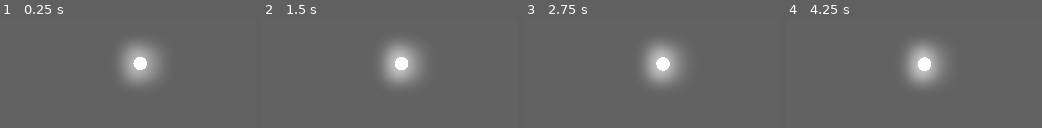
Above: before the commit, frames 1-4 (left to right).
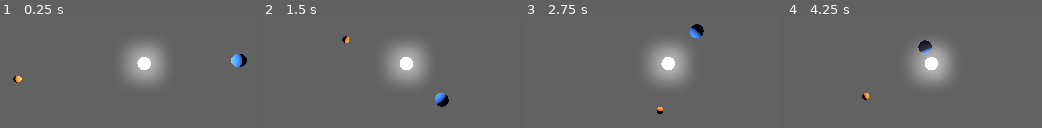
Above: after the commit, the same moments.

Repository: daninatan/Simulacao-Fisica
Game: Godot game, scene res://solar_system.tscn
Two runs of this game, one before a commit and one after it. Both use one fixed random seed, a clock stepped at 60 frames per second and the inputs below.
Inputs:
- Up to frame 1 (0.25 s): no input
- Up to frame 2 (1.5 s): no input
- Up to frame 3 (2.75 s): no input
- Up to frame 4 (4.25 s): no input

The runs differ from the first frame. In frame 1, 1.1% of the frame differs, in the area x 5-97%, y 32-60%; in frame 2, 2.0%; in frame 3, 2.3%; in frame 4, 3.5%, in the area x 29-65%, y 20-75%.

Commit message:
3 - Arrumando a Luz

Diff:
--- a/solar_system.tscn
+++ b/solar_system.tscn
@@ -47,10 +47,6 @@
 [node name="WorldEnvironment" type="WorldEnvironment" parent="."]
 environment = SubResource("Environment_hbvo3")
 
-[node name="OmniLight3D" type="OmniLight3D" parent="."]
-omni_range = 67.659
-omni_attenuation = -0.524
-
 [node name="Test" type="MeshInstance3D" parent="."]
 transform = Transform3D(1, 0, 0, 0, 1, 0, 0, 0, 1, 22, 0, 0)
 visible = false
@@ -69,8 +65,8 @@
 surface_material_override/0 = SubResource("StandardMaterial3D_swmsm")
 
 [node name="Sun" type="RigidBody3D" parent="."]
-transform = Transform3D(0.1, 0, 0, 0, 0.1, 0, 0, 0, 0.1, -13.5864, 0, 0)
-mass = 330000.0
+transform = Transform3D(0.1, 0, 0, 0, 0.1, 0, 0, 0, 0.1, -13, 0, 0)
+mass = 1000.0
 script = ExtResource("1_hbvo3")
 
 [node name="Sun_Mesh" type="MeshInstance3D" parent="Sun"]
@@ -83,10 +79,16 @@
 transform = Transform3D(0.1, 0, 0, 0, 0.1, 0, 0, 0, 0.1, 0, 0, 0)
 shape = SubResource("SphereShape3D_hbvo3")
 
+[node name="OmniLight3D" type="OmniLight3D" parent="Sun"]
+transform = Transform3D(10, 0, 0, 0, 10, 0, 0, 0, 10, 0, 0, 0)
+omni_range = 67.659
+omni_attenuation = -0.524
+
 [node name="Earth" type="RigidBody3D" parent="."]
-transform = Transform3D(0.1, 0, 0, 0, 0.1, 0, 0, 0, 0.1, -7.73934, 0, -6.80439)
+transform = Transform3D(0.1, 0, 0, 0, 0.1, 0, 0, 0, 0.1, 1.54782, 0, -1.84985)
+mass = 10.0
 script = ExtResource("1_hbvo3")
-initial_velocity = Vector3(2, 0, 10)
+initial_velocity = Vector3(-2, 0, 6)
 
 [node name="Earth_Mesh" type="MeshInstance3D" parent="Earth"]
 transform = Transform3D(2, 0, 0, 0, 2, 0, 0, 0, 2, 0, 0, 0)
@@ -99,10 +101,10 @@
 shape = SubResource("SphereShape3D_hp4wh")
 
 [node name="Mars" type="RigidBody3D" parent="."]
-transform = Transform3D(0.1, 0, 0, 0, 0.1, 0, 0, 0, 0.1, -27.0443, 0.350052, 3.44615)
-mass = 30.0
+transform = Transform3D(0.1, 0, 0, 0, 0.1, 0, 0, 0, 0.1, -32.6972, 0.350052, 3.44615)
+mass = 10.0
 script = ExtResource("1_hbvo3")
-initial_velocity = Vector3(0, 0, -1)
+initial_velocity = Vector3(5, 0, -5)
 
 [node name="Mars_Mesh" type="MeshInstance3D" parent="Mars"]
 mesh = SubResource("SphereMesh_hbvo3")
